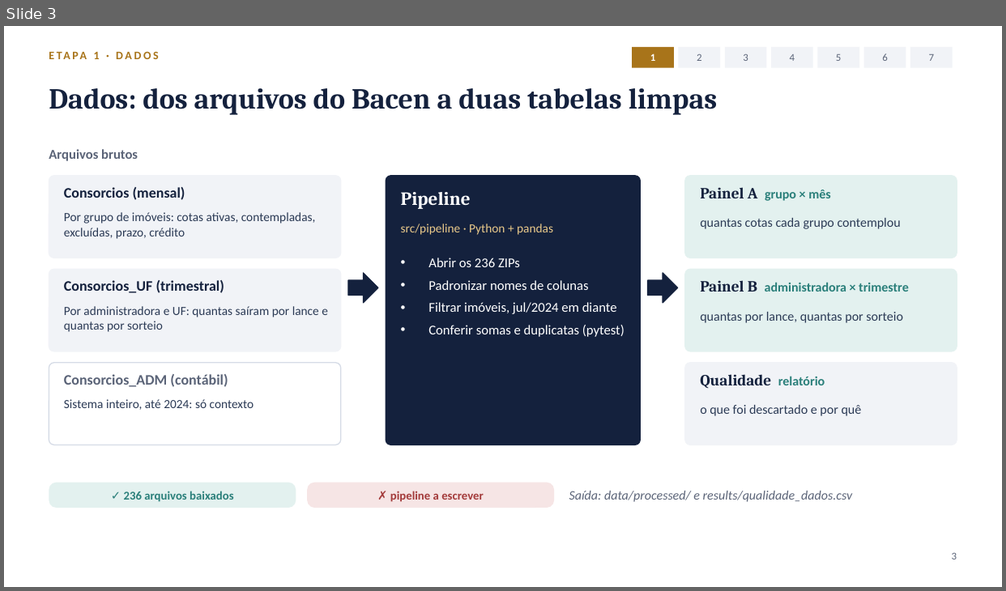
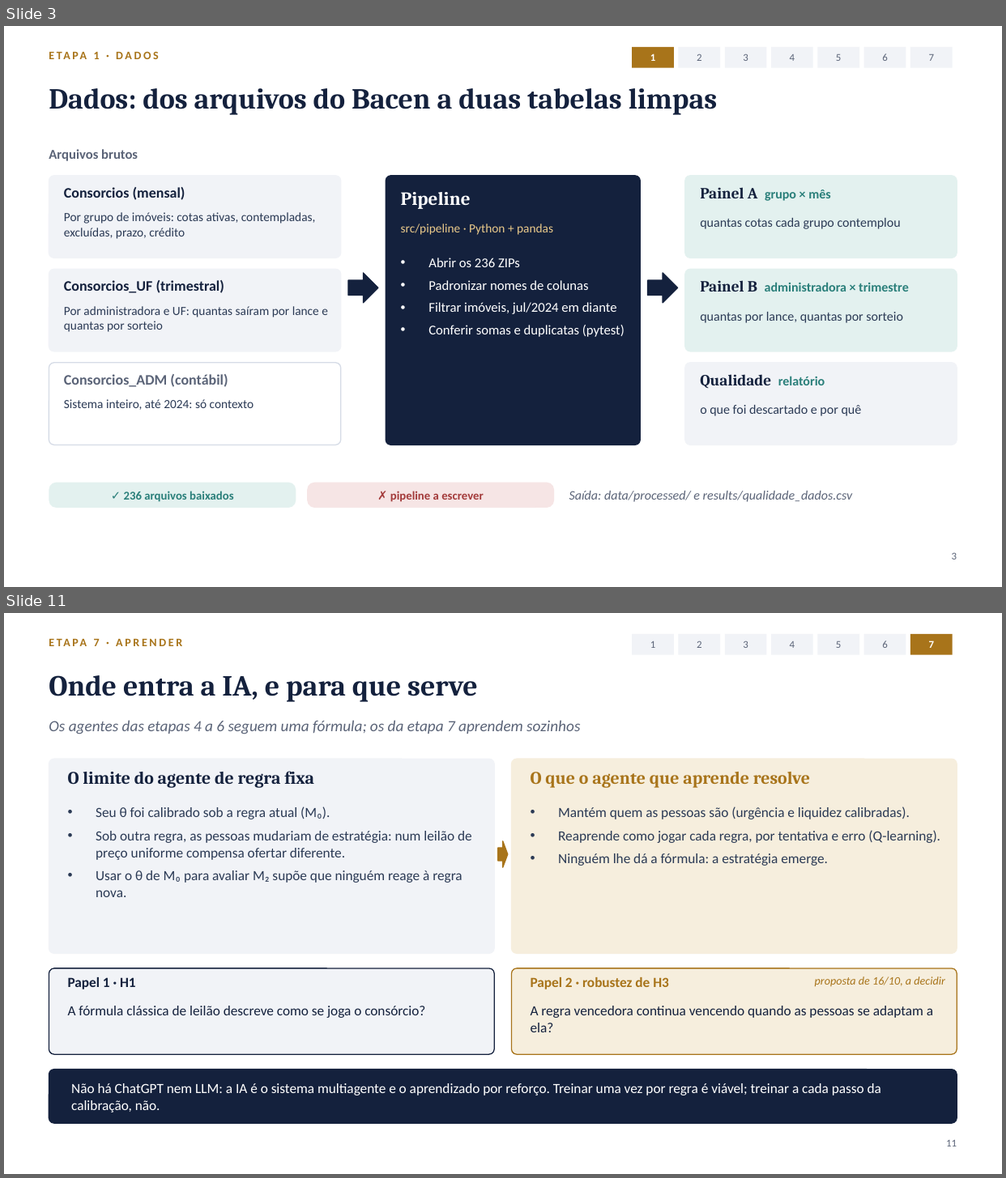
Before and after one commit to antonioffassini/tcc-consorcio, a slide deck: docs/apresentacao-metodologia.pptx. Shown one above the other, each under a label of ours: slide 3 before the commit, slides 3 and 11 after it; the slides between them are not shown. The pictures are 1006x591 and 1006x1178 pixels, drawn with LibreOffice and Linux fonts; fonts in the diff are those of the drawing. Boxes give left, top, right and bottom in pixels: in the first picture for what was removed or moved away, otherwise in the second. Text is boxed around its words. In the diff, an @@ line names an element or a change of style, - is before the commit and + after.

```diff
--- a/docs/apresentacao-metodologia.pptx
+++ b/docs/apresentacao-metodologia.pptx
@@ slide 11 added at box(4, 613, 1002, 1174), background #FFFFFF @@
@@ rectangle added at box(632, 634, 674, 655), fill #F1F3F7, 10 pt, text #5B6478 @@
+1
@@ rectangle added at box(679, 634, 720, 655), fill #F1F3F7, 10 pt, text #5B6478 @@
+2
@@ rectangle added at box(725, 634, 767, 655), fill #F1F3F7, 10 pt, text #5B6478 @@
+3
@@ rectangle added at box(771, 634, 813, 655), fill #F1F3F7, 10 pt, text #5B6478 @@
+4
@@ rectangle added at box(818, 634, 859, 655), fill #F1F3F7, 10 pt, text #5B6478 @@
+5
@@ rectangle added at box(864, 634, 906, 655), fill #F1F3F7, 10 pt, text #5B6478 @@
+6
@@ rectangle added at box(910, 634, 953, 655), fill #A8741A, 10 pt, text #FFFFFF, bold @@
+7
@@ text added at box(94, 639, 100, 646), 11 pt, text #A8741A, bold @@
+ETAPA 7 · APRENDER
@@ text added at box(49, 675, 478, 702), 28 pt, text #14213D, bold @@
+Onde entra a IA, e para que serve
@@ text added at box(49, 720, 580, 735), 15 pt, text #5B6478, italic @@
+Os agentes das etapas 4 a 6 seguem uma fórmula; os da etapa 7 aprendem sozinhos
@@ rounded rectangle added at box(49, 759, 494, 954), fill #F1F3F7, outline #F1F3F7 1 pt @@
@@ text added at box(68, 771, 314, 788), 17 pt, text #14213D, bold @@
+O limite do agente de regra fixa
@@ rounded rectangle added at box(512, 759, 957, 954), fill #F6EEDD, outline #F6EEDD 1 pt @@
@@ text added at box(530, 772, 810, 788), 17 pt, text #A8741A, bold @@
+O que o agente que aprende resolve
@@ text added at box(96, 807, 472, 897), 13.5 pt, text #2B3A55 @@
+• Seu θ foi calibrado sob a regra atual (M₀).
+• Sob outra regra, as pessoas mudariam de estratégia: num leilão de preço uniforme compensa ofertar diferente.
+• Usar o θ de M₀ para avaliar M₂ supõe que ninguém reage à regra nova.
@@ text added at box(558, 807, 940, 866), 13.5 pt, text #2B3A55 @@
+• Mantém quem as pessoas são (urgência e liquidez calibradas).
+• Reaprende como jogar cada regra, por tentativa e erro (Q-learning).
+• Ninguém lhe dá a fórmula: a estratégia emerge.
@@ right arrow added at box(498, 841, 508, 867), fill #A8741A, outline #A8741A 1 pt @@
@@ rounded rectangle added at box(49, 969, 494, 1054), fill #F1F3F7, outline #14213D 1 pt @@
@@ rounded rectangle added at box(512, 969, 957, 1054), fill #F6EEDD, outline #A8741A 1 pt @@
@@ text added at box(815, 977, 944, 987), 11 pt, text #A8741A, italic @@
+proposta de 16/10, a decidir
@@ text added at box(68, 977, 136, 990), 13.5 pt, text #14213D, bold @@
+Papel 1 · H1
@@ text added at box(530, 977, 669, 990), 13.5 pt, text #A8741A, bold @@
+Papel 2 · robustez de H3
@@ text added at box(68, 1006, 425, 1018), 13.5 pt, text #14213D @@
+A fórmula clássica de leilão descreve como se joga o consórcio?
@@ text added at box(530, 1006, 933, 1033), 13.5 pt, text #14213D @@
+A regra vencedora continua vencendo quando as pessoas se adaptam a ela?
@@ rounded rectangle added at box(49, 1070, 957, 1123), fill #14213D, outline #14213D 1 pt @@
@@ text added at box(71, 1084, 881, 1113), 13.5 pt, text #FFFFFF @@
+Não há ChatGPT nem LLM: a IA é o sistema multiagente e o aprendizado por reforço. Treinar uma vez por regra é viável; treinar a cada passo da calibração, não.
@@ text added at box(946, 1140, 957, 1147), 10 pt, text #5B6478 @@
+11
```
Also in this commit, not shown: 12 slides changed, 1 other slide added, 1 slide removed, 21 other files.
